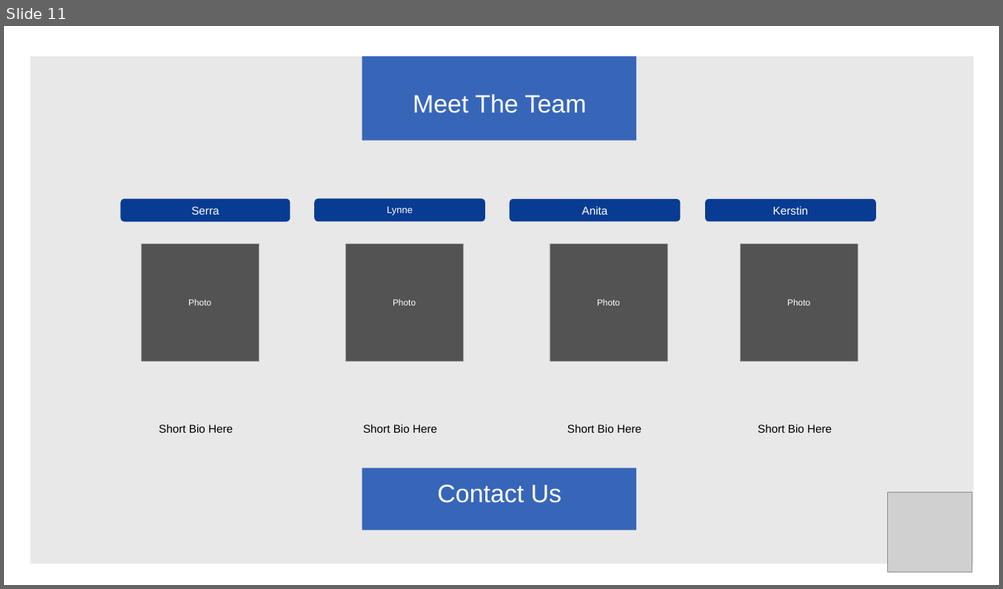
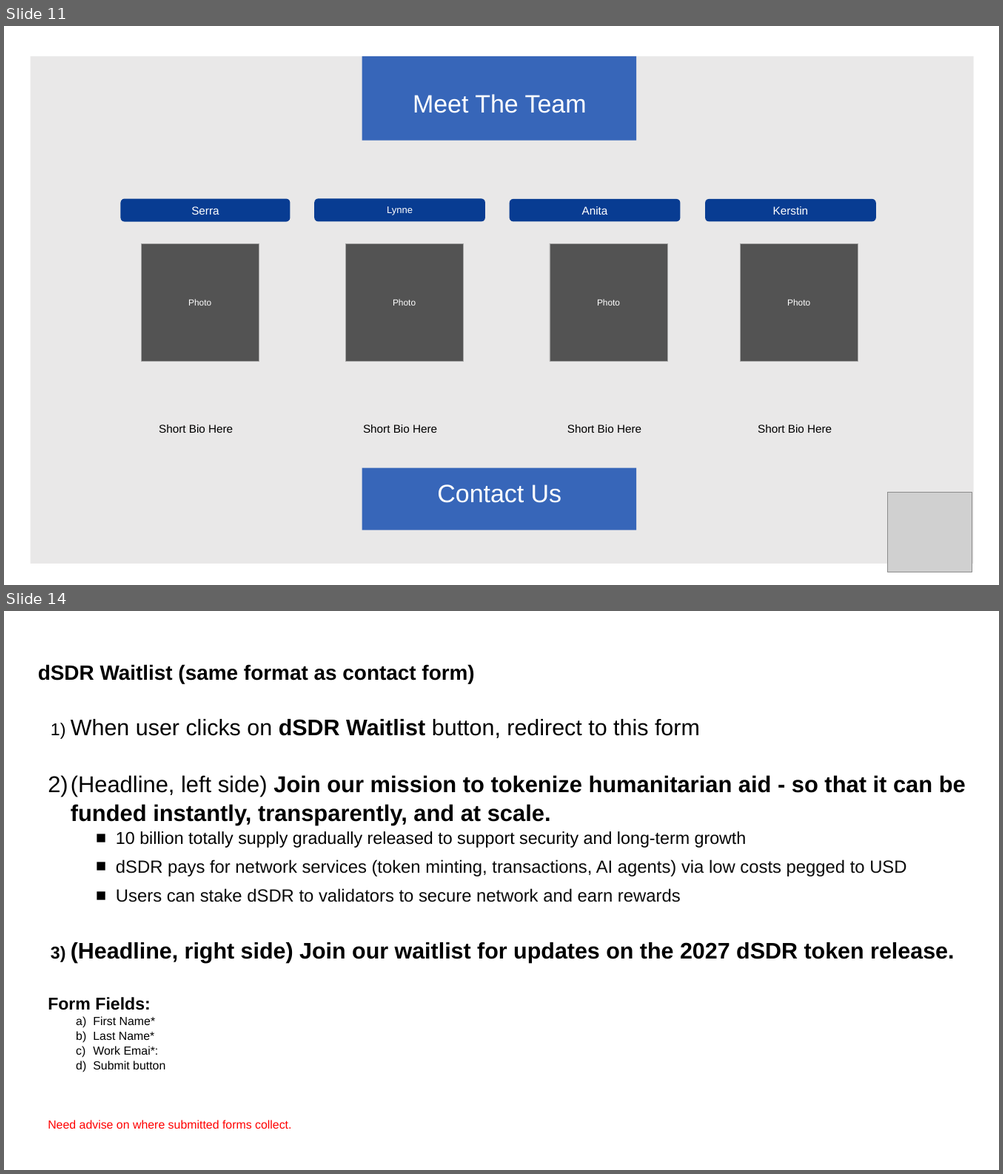
Before and after one commit to huangsq1975/dacc, a slide deck: tokenizationfoundation/Website_Outline.pptx. Shown one above the other, each under a label of ours: slide 11 before the commit, slides 11 and 14 after it; the slides between them are not shown. The pictures are 1003x589 and 1003x1174 pixels, drawn with LibreOffice and Linux fonts; fonts in the diff are those of the drawing; grey boxes stand for pictures; background and template pictures are left out. Boxes give left, top, right and bottom in pixels: in the first picture for what was removed or moved away, otherwise in the second. Text is boxed around its words. In the diff, an @@ line names an element or a change of style, - is before the commit and + after.

```diff
--- a/tokenizationfoundation/Website_Outline.pptx
+++ b/tokenizationfoundation/Website_Outline.pptx
@@ slide 14 added at box(4, 611, 999, 1170), background #FFFFFF @@
@@ title added at box(38, 664, 474, 684), 32.9 pt, text #000000, bold @@
+dSDR Waitlist (same format as contact form)
@@ text added at box(48, 719, 965, 1129), 28 pt, text #000000 @@
+1) When user clicks on dSDR Waitlist button, redirect to this form
+2) (Headline, left side) Join our mission to tokenize humanitarian aid - so that it can be funded instantly, transparently, and at scale.
+    ■ 10 billion totally supply gradually released to support security and long-term growth
+    ■ dSDR pays for network services (token minting, transactions, AI agents) via low costs pegged to USD
+    ■ Users can stake dSDR to validators to secure network and earn rewards
+3) (Headline, right side) Join our waitlist for updates on the 2027 dSDR token release.
+Form Fields:
+  a) First Name*
+  b) Last Name*
+  c) Work Emai*:
+  d) Submit button
+Need advise on where submitted forms collect.
```
Also in this commit, not shown: 1 slide changed, 3 other slides added.
